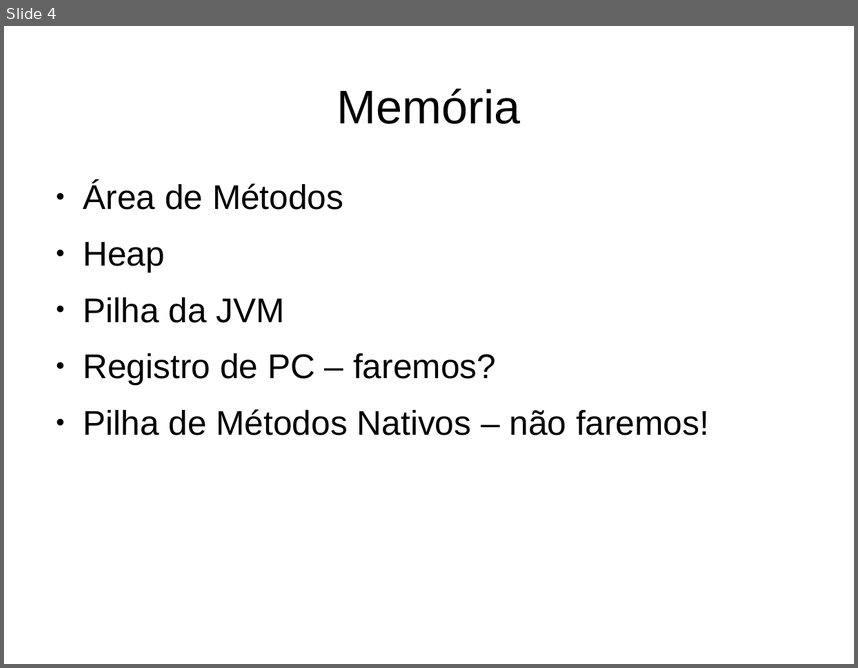
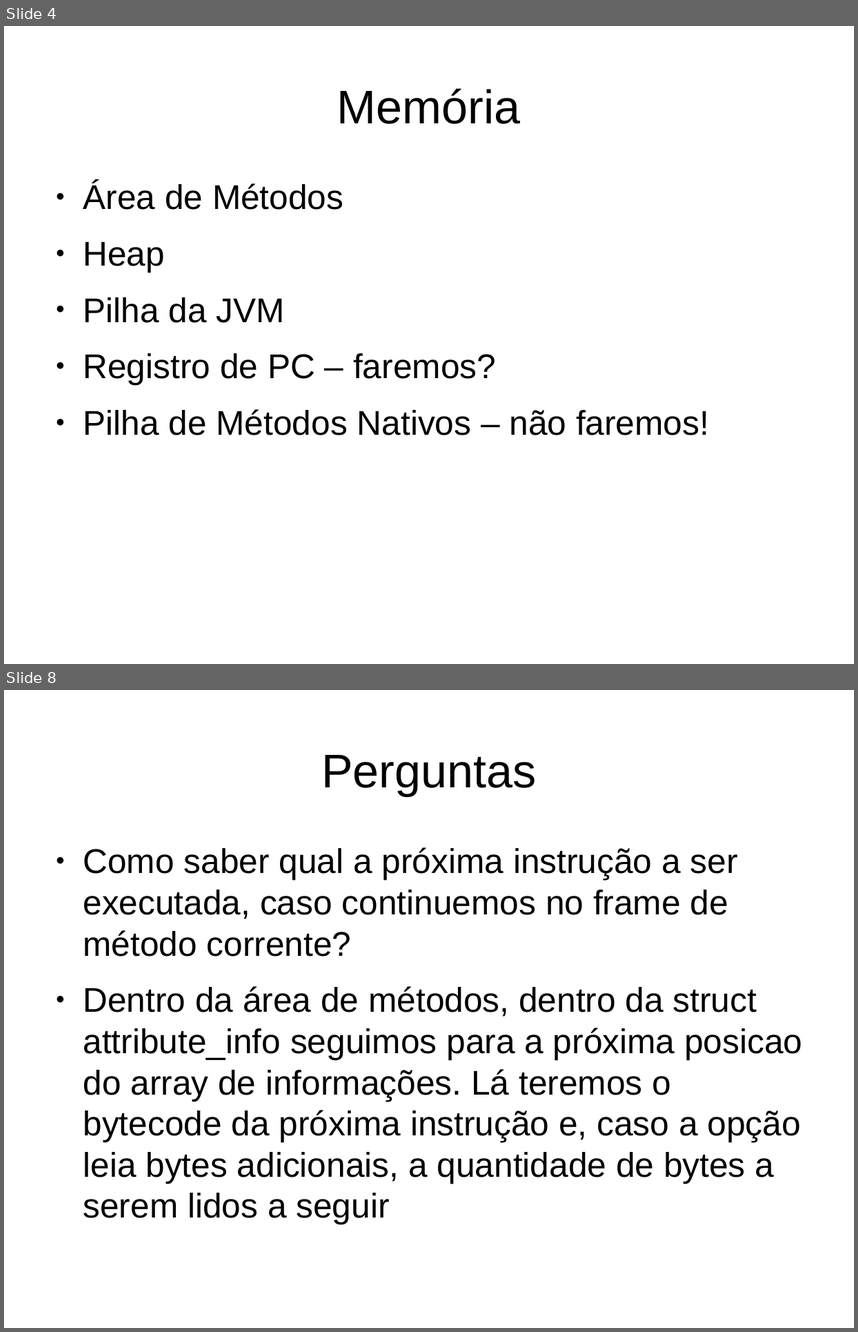
Before and after one commit to gabrielmm1234/jvm-sb, a slide deck: projetoLogico/apresentacao.odp. Shown one above the other, each under a label of ours: slide 4 before the commit, slides 4 and 8 after it; the slides between them are not shown. The pictures are 858x668 and 858x1332 pixels, drawn with LibreOffice and Linux fonts; fonts in the diff are those of the drawing. Boxes give left, top, right and bottom in pixels: in the first picture for what was removed or moved away, otherwise in the second. Text is boxed around its words. In the diff, an @@ line names an element or a change of style, - is before the commit and + after.

```diff
--- a/projetoLogico/apresentacao.odp
+++ b/projetoLogico/apresentacao.odp
@@ slide 8 added at (4, 690, 854, 1328), background #FFFFFF @@
@@ title added at (321, 755, 536, 796), 44 pt, text #000000 @@
+Perguntas
@@ text added at (83, 847, 802, 1224), 32 pt, text #000000 @@
+● Como saber qual a próxima instrução a ser executada, caso continuemos no frame de método corrente?
+● Dentro da área de métodos, dentro da struct attribute_info seguimos para a próxima posicao do array de informações. Lá teremos o bytecode da próxima instrução e, caso a opção leia bytes adicionais, a quantidade de bytes a serem lidos a seguir
```
Also in this commit, not shown: 1 slide changed, 6 other slides added.
